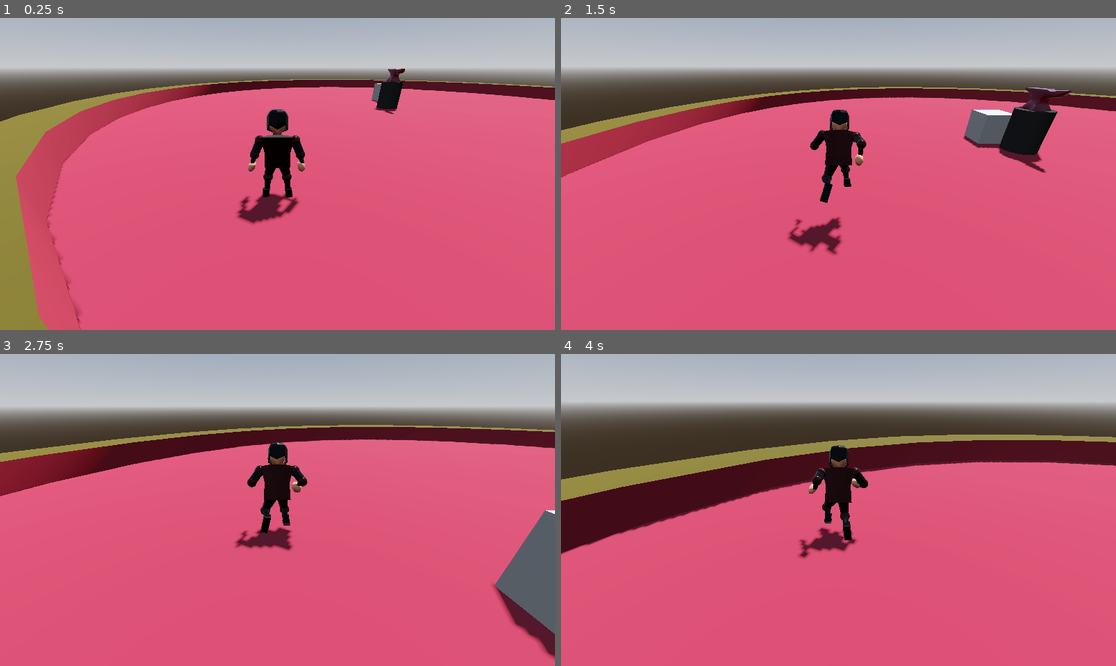
Above: before the commit, frames 1-4 (two rows, left to right).
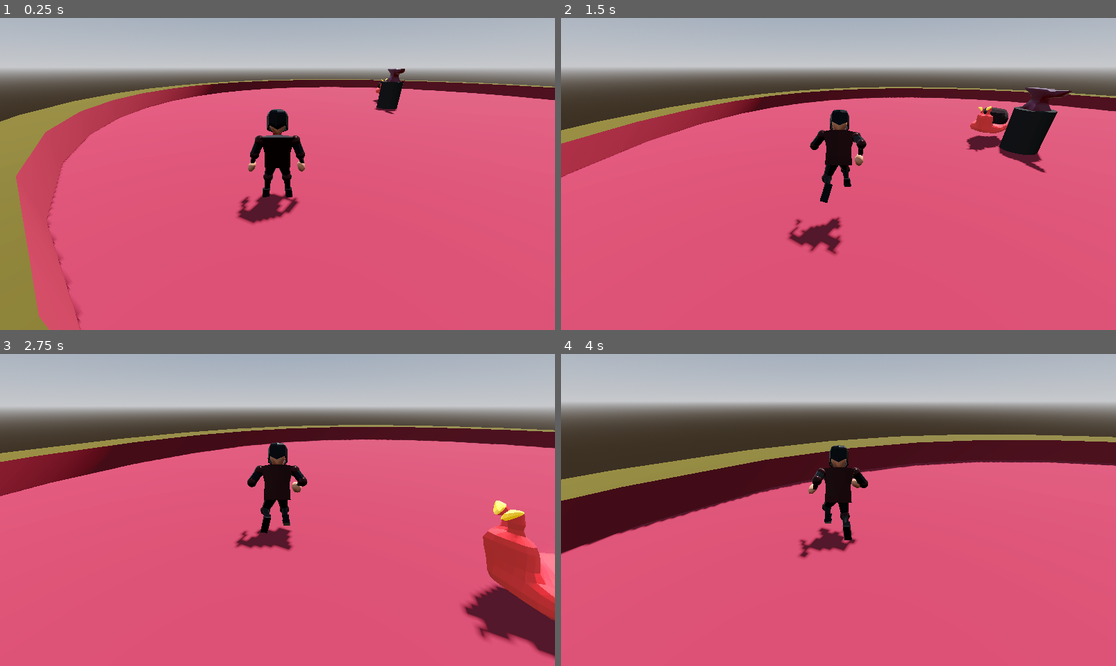
Above: after the commit, the same moments.

Repository: Amandella27/Godot-game-jam-68-forge
Game: Godot game, scene res://Scenes/main.tscn
Two runs of this game, one before a commit and one after it. Both use one fixed random seed, a clock stepped at 60 frames per second and the inputs below.
Inputs (mouse positions are in pixels of both pictures, inside the frame that each line leads up to):
- Up to frame 1 (0.25 s): no input
- Up to frame 2 (1.5 s): move the mouse to (866, 174) at 0.52 s; press the mouse at (866, 174) at 0.53 s; hold W (forward) from 0.53 s (still down); tap Space (jump) at 0.77 s; move the mouse to (810, 174) at 1.27 s; release the mouse at (810, 174) at 1.28 s; click (810, 174) at 1.35 s
- Up to frame 3 (2.75 s): keep holding W (forward); tap Space (jump) at 1.52 s; move the mouse to (288, 503) at 2.02 s; press the mouse at (288, 503) at 2.03 s
- Up to frame 4 (4 s): keep holding W (forward); move the mouse to (832, 516) at 2.77 s; release the mouse at (832, 516) at 2.78 s; click (832, 516) at 2.85 s; tap Space (jump) at 3.02, 3.77 s; move the mouse to (877, 513) at 3.52 s; press the mouse at (877, 513) at 3.53 s

The runs differ from the first frame. In frame 1, less than 0.1% of the frame differs, in the area x 66-70%, y 19-28%; in frame 2, 0.8%; in frame 3, 4.9%, in the area x 83-100%, y 46-97%; in frame 4, nothing differs.

Commit message:
Added lava slug

Diff:
--- a/Scenes/enemy.tscn
+++ b/Scenes/enemy.tscn
@@ -1,10 +1,10 @@
 [gd_scene load_steps=4 format=3 uid="uid://clicowrhc21ve"]
 
 [ext_resource type="Script" path="res://Scripts/Enemy.gd" id="1_10lj7"]
+[ext_resource type="PackedScene" uid="uid://d352tbhush1ka" path="res://Assets/lavaslug.glb" id="2_x6lim"]
 
 [sub_resource type="BoxShape3D" id="BoxShape3D_yfwit"]
-
-[sub_resource type="BoxMesh" id="BoxMesh_dqbj2"]
+size = Vector3(1, 0.843567, 1.87326)
 
 [node name="Enemy" type="CharacterBody3D"]
 collision_layer = 4
@@ -12,7 +12,10 @@
 script = ExtResource("1_10lj7")
 
 [node name="CollisionShape3D" type="CollisionShape3D" parent="."]
+transform = Transform3D(1, 0, 0, 0, 1, 0, 0, 0, 1, 0, 0.426432, -0.0258331)
 shape = SubResource("BoxShape3D_yfwit")
 
-[node name="MeshInstance3D" type="MeshInstance3D" parent="."]
-mesh = SubResource("BoxMesh_dqbj2")
+[node name="lavaslug" parent="." instance=ExtResource("2_x6lim")]
+transform = Transform3D(-0.5, 0, -4.37114e-08, 0, 0.5, 0, 4.37114e-08, 0, -0.5, 0, 0, 0)
+
+[editable path="lavaslug"]
--- a/Scripts/Enemy.gd
+++ b/Scripts/Enemy.gd
@@ -3,6 +3,8 @@
 class_name Enemy
 
 @export var SPEED: int = 2
+
+@onready var animation_player = $lavaslug/AnimationPlayer
 
 var direction: Vector3
 var player_to_attack:CharacterBody3D = null
@@ -15,10 +17,15 @@
 
 	if !player_to_attack == null:
 		direction = global_position.direction_to(Vector3(player_to_attack.global_position.x,0,player_to_attack.global_position.z))
+		look_at(Globals.currentPlayer.global_position)
 	elif player_to_attack == null:
 		if Globals.currentPlayer != null:
 			player_to_attack = Globals.currentPlayer
 
+
 	velocity = SPEED * direction
 
+	if velocity.x or velocity.z:
+		animation_player.play("ArmatureAction")
+
 	move_and_slide()
Binary file added: Assets/lavaslug.glb
Not shown, added: Assets/lavaslug.glb.import
